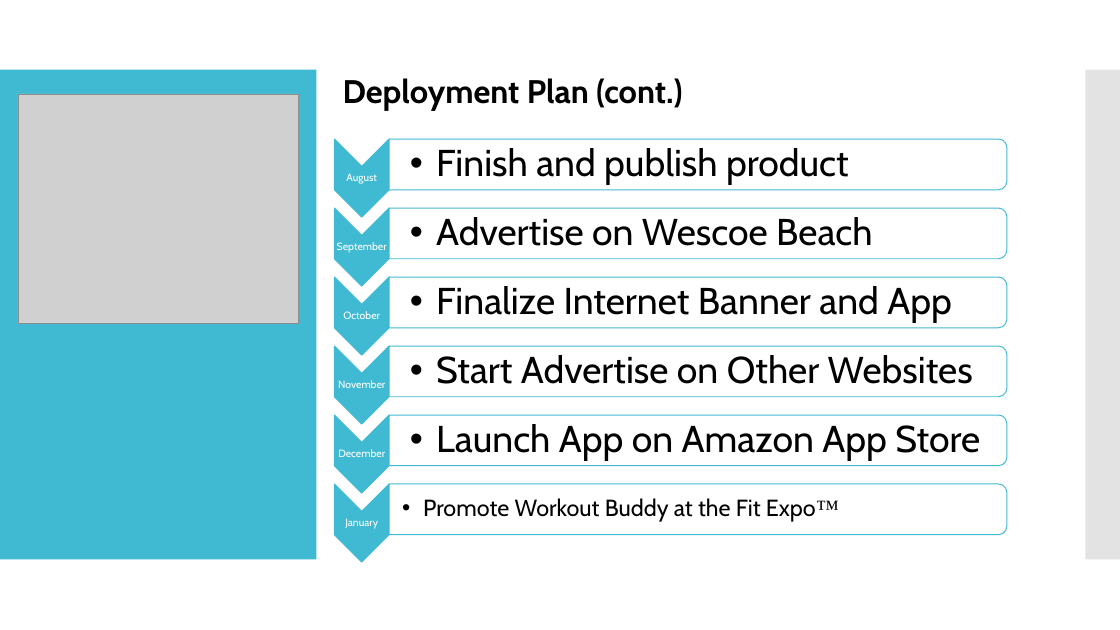
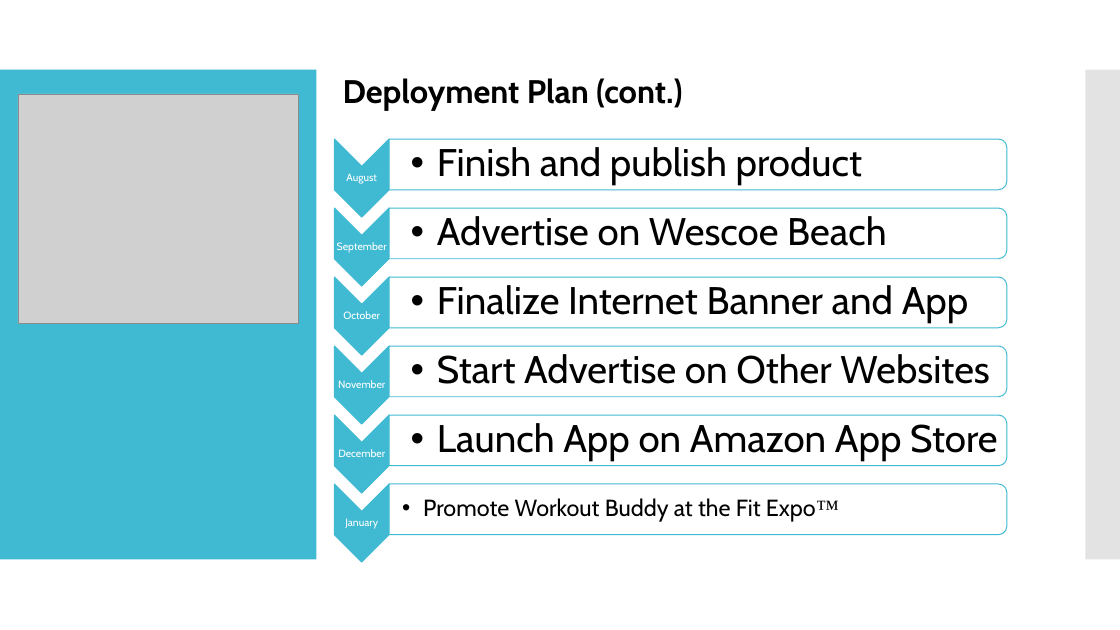
Before and after one commit to chengyeh/Workout-Buddy, a slide deck: slide 10 of documentation/EECS448_Project4_Group8.pptx (slide 7 before the commit). Drawn at 1120x630 pixels with LibreOffice and Linux fonts; fonts in the diff are those of the drawing; grey boxes stand for pictures. Boxes give left, top, right and bottom in pixels: in the first picture for what was removed or moved away, otherwise in the second. Text is boxed around its words. In the diff, an @@ line names an element or a change of style, - is before the commit and + after.

```diff
--- a/documentation/EECS448_Project4_Group8.pptx
+++ b/documentation/EECS448_Project4_Group8.pptx
@@ size 32 to 33 pt in 5 elements at bbox=[437, 147, 862, 186], bbox=[437, 216, 887, 246], bbox=[437, 285, 969, 324], bbox=[437, 354, 989, 384], bbox=[437, 423, 997, 462] @@
```
Also in this commit, not shown: 3 slides added.
